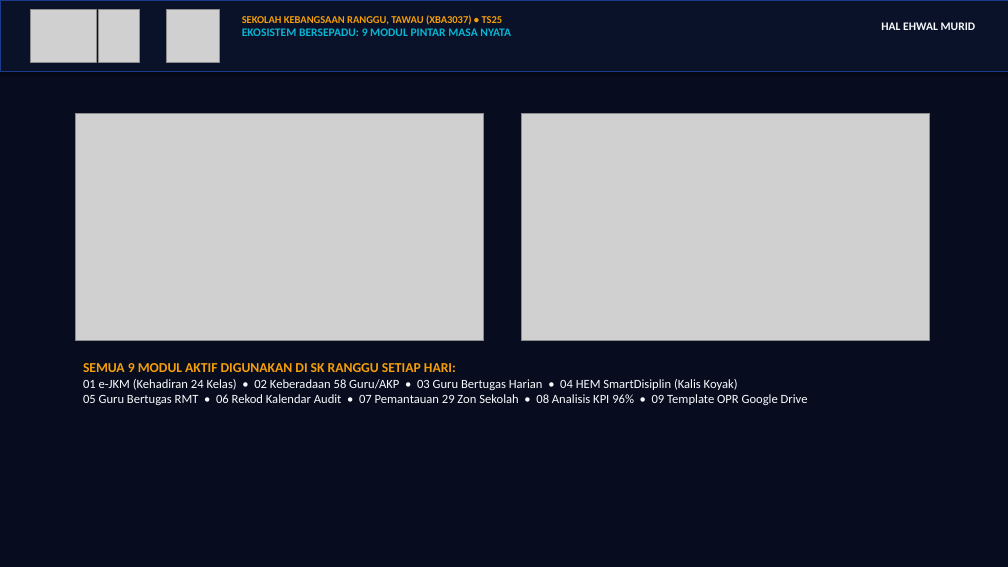
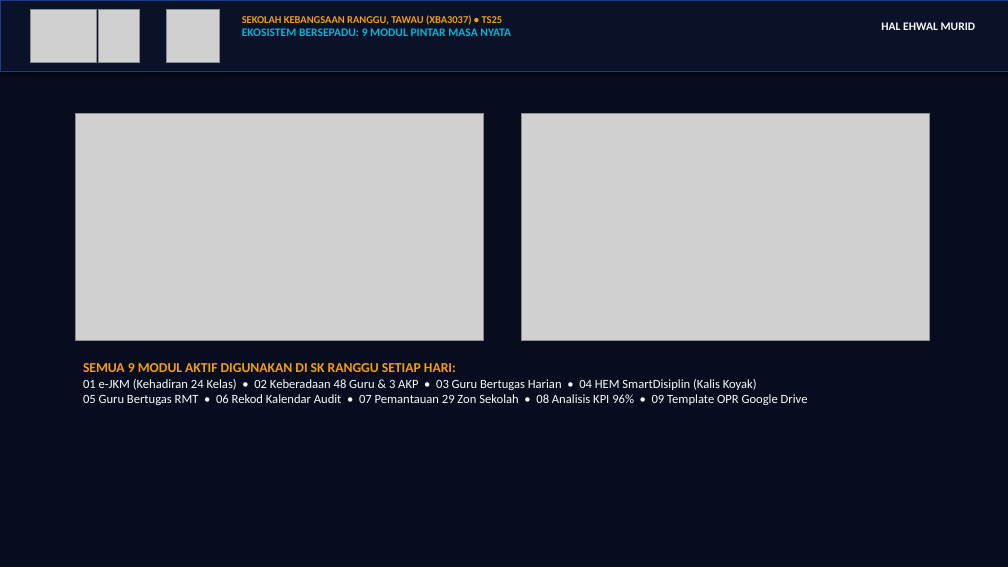
Before and after one commit to FIKREYXCODE/pembentangan-hem-smarttrack, a slide deck: slide 4 of Montaj_HEM_SmartTrack_SK_Ranggu.pptx. Drawn at 1008x567 pixels with LibreOffice and Linux fonts; fonts in the diff are those of the drawing; grey boxes stand for pictures. Boxes give left, top, right and bottom in pixels: in the first picture for what was removed or moved away, otherwise in the second. Text is boxed around its words. In the diff, an @@ line names an element or a change of style, - is before the commit and + after.

Commit message:
Kemas kini statistik rasmi: 48 guru, 5 pentadbir (Guru Besar & 4 Penolong Kanan termasuk PK Petang)

```diff
--- a/Montaj_HEM_SmartTrack_SK_Ranggu.pptx
+++ b/Montaj_HEM_SmartTrack_SK_Ranggu.pptx
@@ text at (83, 379, 808, 405): text changed @@
-01 e-JKM (Kehadiran 24 Kelas) • 02 Keberadaan 58 Guru/AKP • 03 Guru Bertugas Harian • 04 HEM SmartDisiplin (Kalis Koyak)
-05 Guru Bertugas RMT • 06 Rekod Kalendar Audit • 07 Pemantauan 29 Zon Sekolah • 08 Analisis KPI 96% • 09 Template OPR Google Drive
+01 e-JKM (Kehadiran 24 Kelas) • 02 Keberadaan 48 Guru & 3 AKP • 03 Guru Bertugas Harian • 04 HEM SmartDisiplin (Kalis Koyak)
+05 Guru Bertugas RMT • 06 Rekod Kalendar Audit • 07 Pemantauan 29 Zon Sekolah • 08 Analisis KPI 96% • 09 Template OPR Google Drive
```
Also in this commit, not shown: 2 other slides changed, 4 other files.
